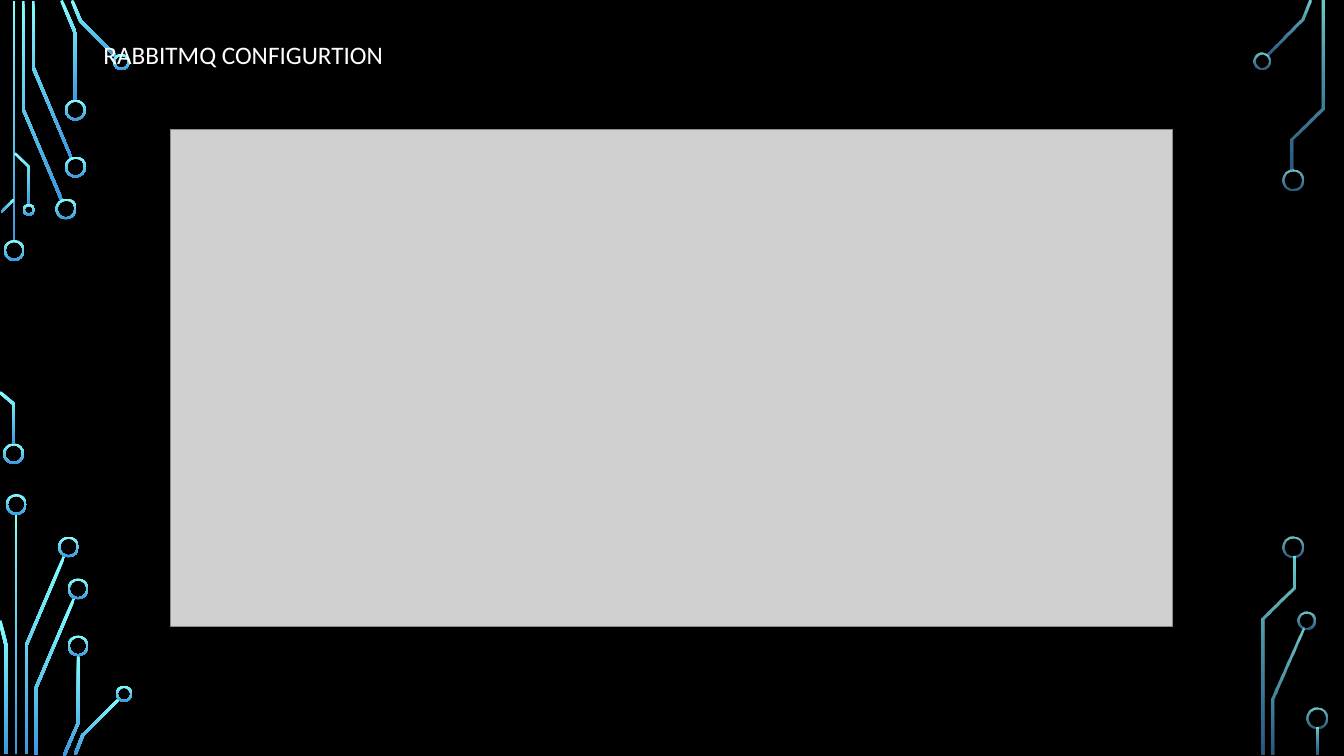
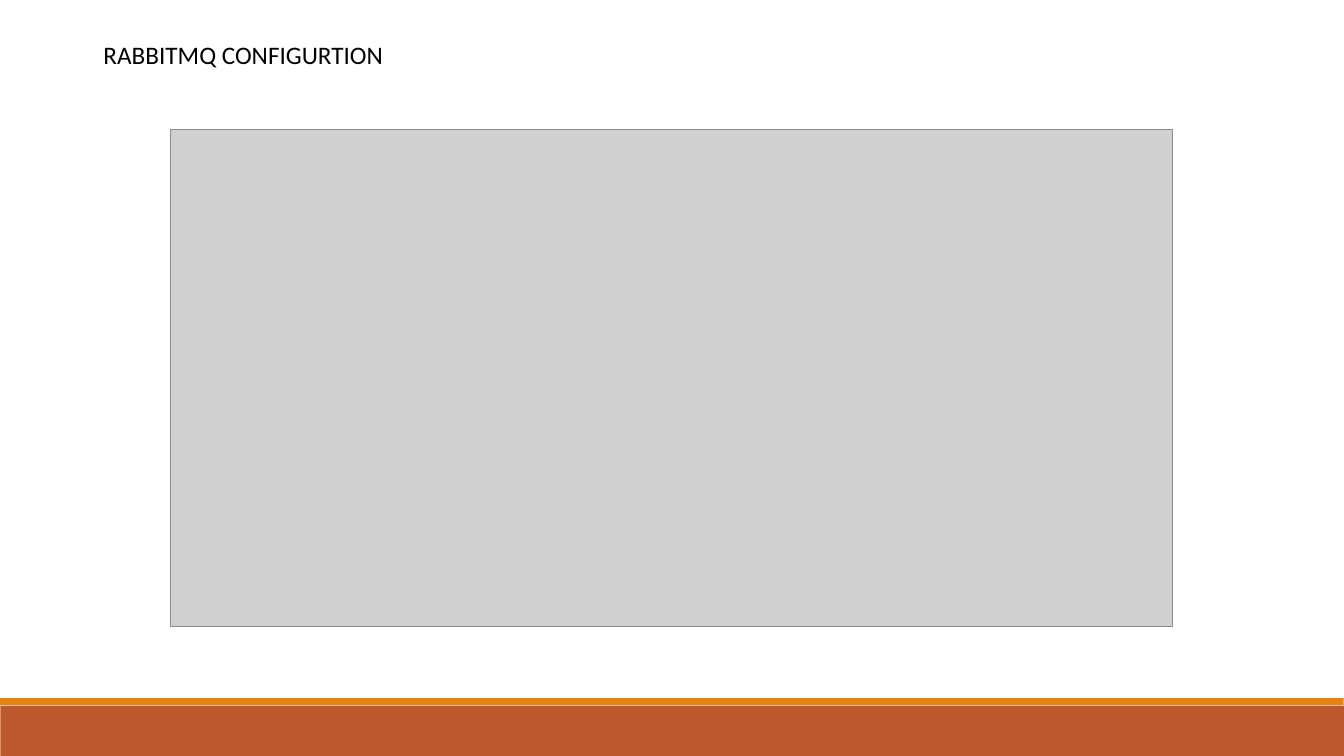
Before and after one commit to vishnuvishal-11/Vishnuvishal, a slide deck: slide 9 of Presentations/RabbitMQ.pptx (slide 7 before the commit). Drawn at 1344x756 pixels with LibreOffice and Linux fonts; fonts in the diff are those of the drawing; grey boxes stand for pictures; background and template pictures are left out. Boxes give left, top, right and bottom in pixels: in the first picture for what was removed or moved away, otherwise in the second. Text is boxed around its words. In the diff, an @@ line names an element or a change of style, - is before the commit and + after.

```diff
--- a/Presentations/RabbitMQ.pptx
+++ b/Presentations/RabbitMQ.pptx
@@ background picture (left out) to #FFFFFF @@
@@ text "RABBITMQ CONFIGURTION" at box(103, 47, 383, 68): text colour #FFFFFF to #000000 @@
@@ rectangle added at box(0, 706, 1344, 756), fill #BD582C @@
@@ rectangle added at box(0, 699, 1344, 706), fill #E48312 @@
@@ group removed at box(0, 0, 1328, 756): 33 freeform shapes, 3 rectangles @@
```
Also in this commit, not shown: 8 other slides changed, 2 slides added, 1 other file.
